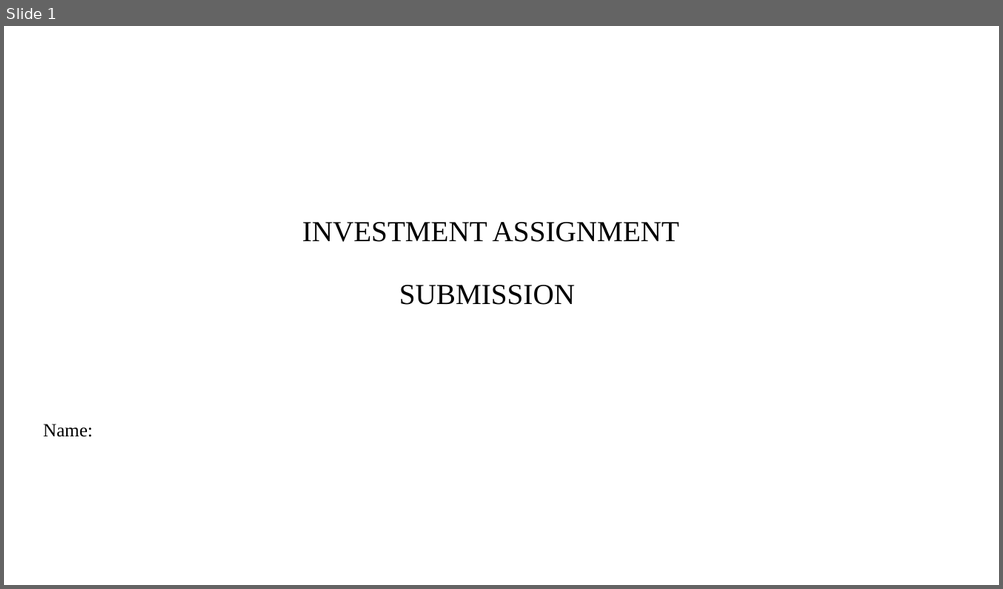
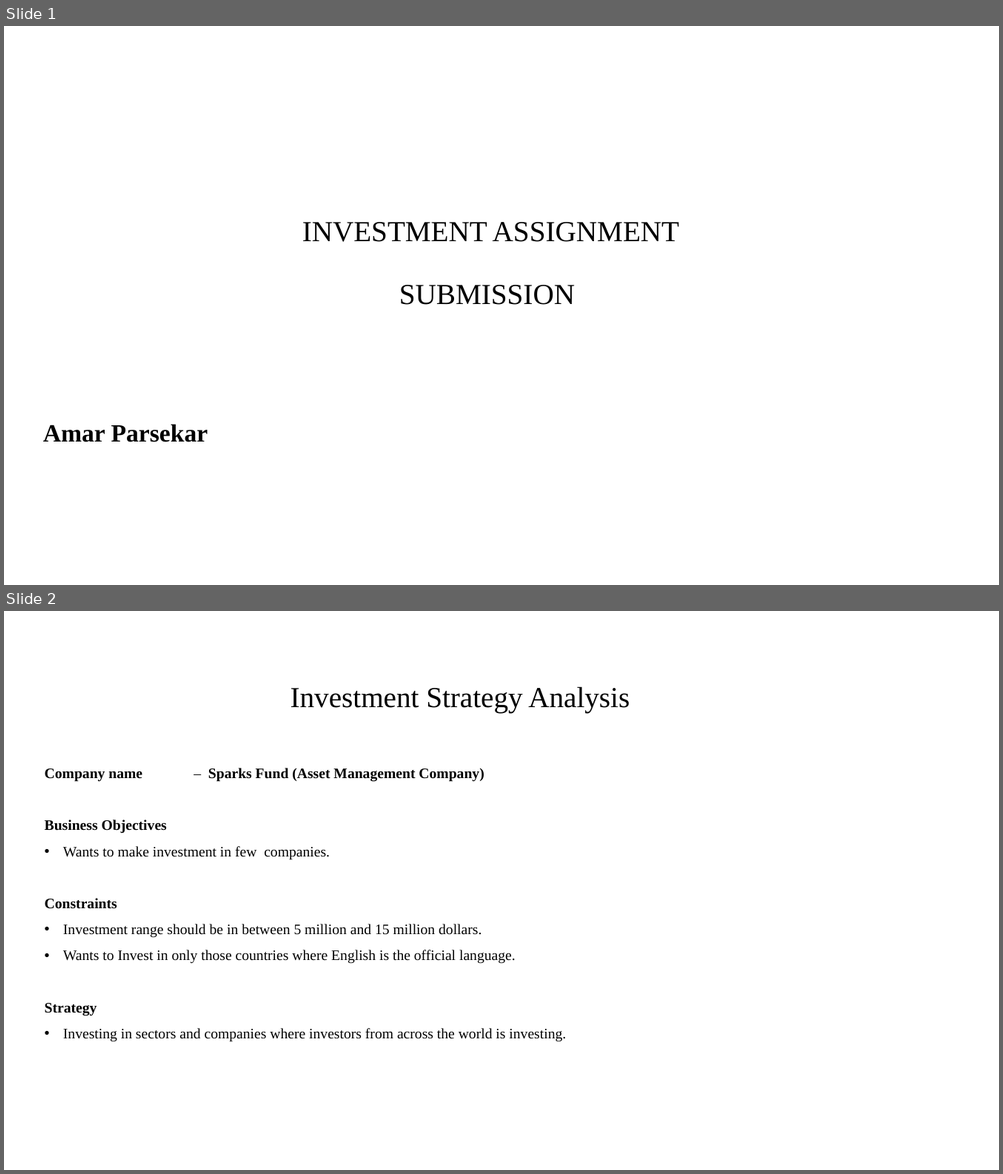
Before and after one commit to Immortal31/assignments, a slide deck: First Assignment/INVEST.pptx. Shown one above the other, each under a label of ours: slide 1 before the commit, slides 1 and 2 after it. The pictures are 1003x589 and 1003x1174 pixels, drawn with LibreOffice and Linux fonts; fonts in the diff are those of the drawing; background and template pictures are left out. Boxes give left, top, right and bottom in pixels: in the first picture for what was removed or moved away, otherwise in the second. Text is boxed around its words. In the diff, an @@ line names an element or a change of style, - is before the commit and + after.

```diff
--- a/First Assignment/INVEST.pptx
+++ b/First Assignment/INVEST.pptx
@@ slide 2 added at (4, 611, 999, 1170), background #FFFFFF @@
@@ title added at (290, 686, 629, 713), 28 pt, text #000000 @@
+Investment Strategy Analysis
@@ text added at (45, 768, 566, 1042), 14 pt, text #000000 @@
+Company name – Sparks Fund (Asset Management Company)
+Business Objectives
+• Wants to make investment in few companies.
+Constraints
+• Investment range should be in between 5 million and 15 million dollars.
+• Wants to Invest in only those countries where English is the official language.
+Strategy
+• Investing in sectors and companies where investors from across the world is investing.
@@ slide 1 changed as well @@
@@ subtitle at (43, 424, 208, 443): text changed; size 18 to 24 pt; bold on @@
-Name:
+Amar Parsekar
```
Also in this commit, not shown: 3 other slides changed, 5 other slides added, 6 slides removed, 21 other files.
